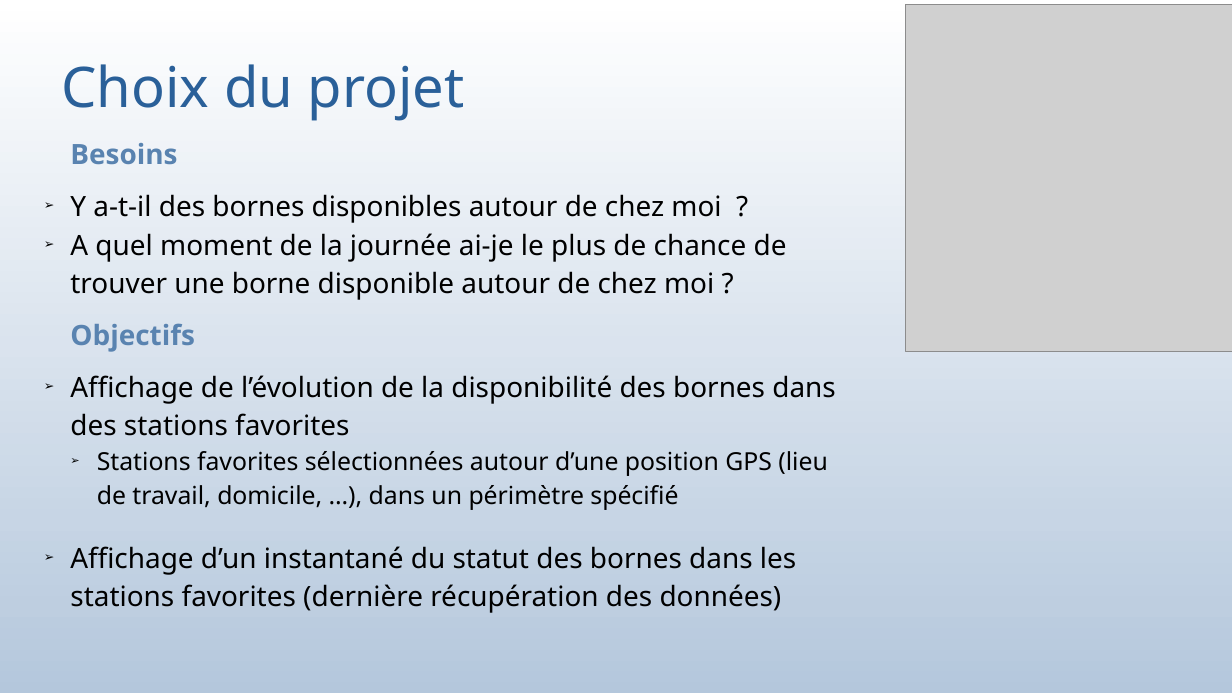
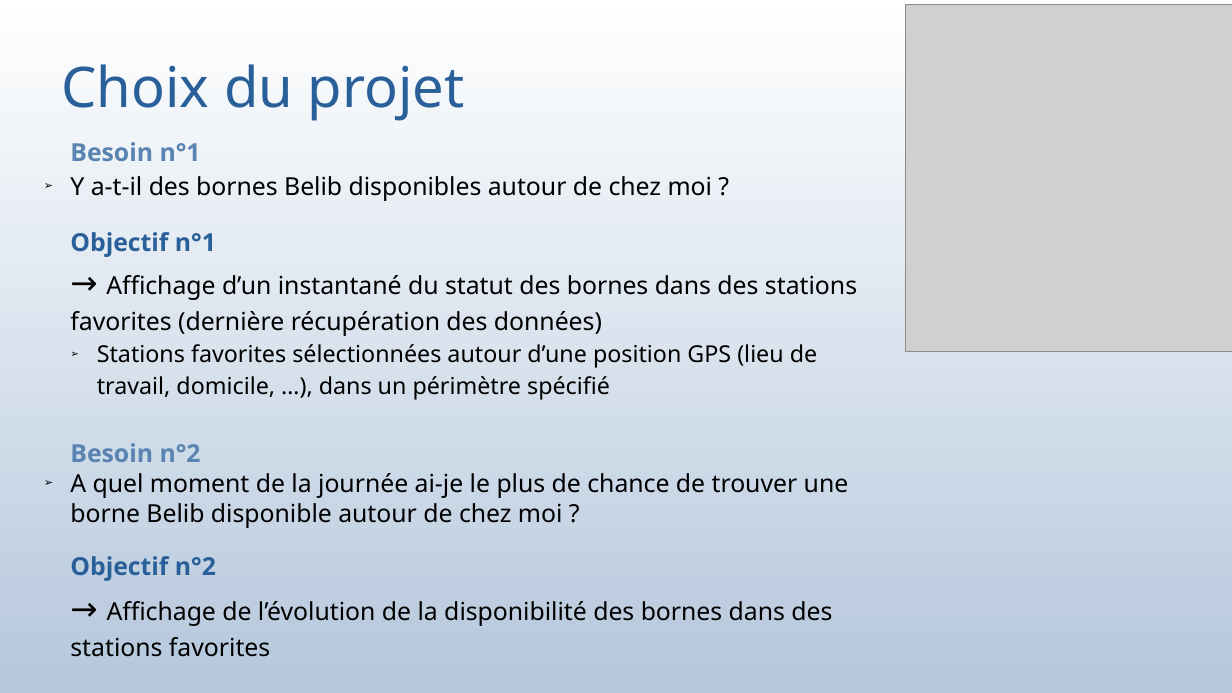
Before and after one commit to bauj/AJC_projet_belib, a slide deck: slide 14 of presentation_projet_final/presentation_projetV2.odp (slide 12 before the commit). Drawn at 1232x693 pixels with LibreOffice and Linux fonts; fonts in the diff are those of the drawing; grey boxes stand for pictures. Boxes give left, top, right and bottom in pixels: in the first picture for what was removed or moved away, otherwise in the second. Text is boxed around its words. In the diff, an @@ line names an element or a change of style, - is before the commit and + after.

```diff
--- a/presentation_projet_final/presentation_projetV2.odp
+++ b/presentation_projet_final/presentation_projetV2.odp
@@ subtitle at (x1=70, y1=142, x2=857, y2=336): text changed; size 18 to 16 pt @@
-Besoins
-➢ Y a-t-il des bornes disponibles autour de chez moi ?
-➢ A quel moment de la journée ai-je le plus de chance de trouver une borne disponible autour de chez moi ?
-Objectifs
-➢ Affichage de l’évolution de la disponibilité des bornes dans des stations favorites
+Besoin n°1
+➢ Y a-t-il des bornes Belib disponibles autour de chez moi ?
+Objectif n°1
+→ Affichage d’un instantané du statut des bornes dans des stations favorites (dernière récupération des données)
@@ subtitle at (x1=97, y1=344, x2=817, y2=400): size 16 to 15 pt in "Stations favorites sélectionnées autour d’une position GPS ..." @@
@@ subtitle at (x1=70, y1=443, x2=849, y2=657): text changed; size 18 to 16 pt @@
-➢ Affichage d’un instantané du statut des bornes dans les stations favorites (dernière récupération des données)
+Besoin n°2
+➢ A quel moment de la journée ai-je le plus de chance de trouver une borne Belib disponible autour de chez moi ?
+Objectif n°2
+→ Affichage de l’évolution de la disponibilité des bornes dans des stations favorites
```
Also in this commit, not shown: 13 other slides changed, 6 slides added, 4 slides removed, 2 other files.
